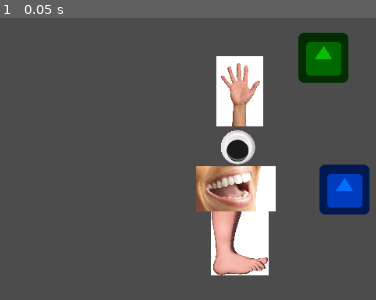
Above: before the commit, frame 1.
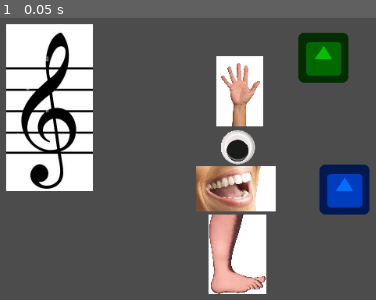
Above: after the commit, the same moment.

Repository: grunkgrunk/Earie
Game: Godot game, scene res://game.tscn
The game is run twice, just before and just after one commit, with the same random seed, the same clock (stepped at 60 frames per second) and the same inputs. The engine's default icon, where the game draws it, is replaced by a stand-in: a white triangle on a blue panel in a dark square.
Inputs:
- Up to frame 1 (0.05 s): no input

The runs differ from the first frame. In frame 1, 16% of the frame differs, in the area x 1-72%, y 2-98%.

Commit message:
made singing to doors a viable strategy

Diff:
--- a/body.gd
+++ b/body.gd
@@ -14,8 +14,8 @@
 var hand_offset
 var eye_offset
 var singing = false
-var last_note = 1
-# Called when the node enters the scene tree for the first time.
+var last_note = 13
+var melody = []
 
 func _ready():
 	# $touch.connect("area_entered", self, "_on_touch_enter")
@@ -42,12 +42,16 @@
 			elif o.is_in_group("mouth"):
 				singing = true
 				mouth.get_node("vocal").play()
-				last_note = 1
+				last_note = 13
+				melody = [last_note]
 		# holding = hover
 
 	if Input.is_action_just_released("left_click"):
 		if singing:
 			singing = false
+			print(melody)
+			send_melody(melody)
+			melody = []
 		if holding == foot:
 			body.global_position = holding.global_position + foot_offset
 
@@ -82,12 +86,12 @@
 
 
 	if singing:
-		var note =  1 + round((get_viewport().get_mouse_position() - get_viewport_rect().size/2).y/(get_viewport_rect().size.y/2)*12)/12
-		mouth.get_node("vocal").pitch_scale = note
+		var note =  12 + round((get_viewport().get_mouse_position() - get_viewport_rect().size/2).y/(get_viewport_rect().size.y/2)*12)
+		mouth.get_node("vocal").pitch_scale = note/12
 		if not last_note == note:
 			mouth.get_node("vocal").play()
 			last_note = note
-		print(note)
+			melody.append(note)
 
 
 # func _on_touch_enter(obj):
@@ -96,3 +100,13 @@
 
 # func _on_touch_exit(obj):
 # 	hover = null
+
+
+func send_melody(mel):
+	var overlaps = body.get_overlapping_areas()
+	print("sang melody")
+	for o in overlaps:
+		if o.is_in_group("door"):
+			print("Sent melody")
+
+			o.send_melody(mel)
--- a/body.tscn
+++ b/body.tscn
@@ -9,6 +9,8 @@
 
 [sub_resource type="RectangleShape2D" id=1]
 extents = Vector2( 31, 29.5 )
+
+[sub_resource type="CircleShape2D" id=7]
 
 [sub_resource type="RectangleShape2D" id=2]
 extents = Vector2( 30, 30.5 )
@@ -29,7 +31,7 @@
 script = ExtResource( 2 )
 
 [node name="foot" type="KinematicBody2D" parent="." groups=["dragonball"]]
-position = Vector2( 1, 111 )
+position = Vector2( -2, 135 )
 
 [node name="CollisionShape2D" type="CollisionShape2D" parent="foot"]
 position = Vector2( 1, -1.5 )
@@ -39,7 +41,10 @@
 scale = Vector2( 0.1, 0.1 )
 texture = ExtResource( 3 )
 
-[node name="body" type="Node2D" parent="."]
+[node name="body" type="Area2D" parent="."]
+
+[node name="CollisionShape2D" type="CollisionShape2D" parent="body"]
+shape = SubResource( 7 )
 
 [node name="hand" type="KinematicBody2D" parent="body" groups=["dragonball"]]
 position = Vector2( 1, -74 )
@@ -64,7 +69,7 @@
 position = Vector2( -0.5, -1.5 )
 shape = SubResource( 6 )
 
-[node name="mouth" type="Area2D" parent="body" groups=["mouth"]]
+[node name="mouth" type="KinematicBody2D" parent="body" groups=["mouth"]]
 position = Vector2( -1, 42 )
 
 [node name="CollisionShape2D" type="CollisionShape2D" parent="body/mouth"]
--- /dev/null
+++ b/door.gd
@@ -0,0 +1,17 @@
+extends Area2D
+
+export var melody = [13,12,13,14,15]
+
+
+
+func send_melody(mel):
+	if melody == mel:
+		open()
+	else:
+		print("WRONG!!")
+		pass
+
+
+func open():
+	print("OPEN!!")
+	pass
--- a/game.tscn
+++ b/game.tscn
@@ -1,10 +1,18 @@
-[gd_scene load_steps=4 format=2]
+[gd_scene load_steps=8 format=2]
 
 [ext_resource path="res://body.tscn" type="PackedScene" id=1]
 [ext_resource path="res://icon.png" type="Texture" id=2]
+[ext_resource path="res://door.JPG" type="Texture" id=3]
+[ext_resource path="res://door.gd" type="Script" id=4]
 
 [sub_resource type="CircleShape2D" id=1]
 radius = 45.1774
+
+[sub_resource type="RectangleShape2D" id=2]
+extents = Vector2( 56, 107.5 )
+
+[sub_resource type="CircleShape2D" id=3]
+radius = 199.842
 
 [node name="Node2D" type="Node2D"]
 
@@ -35,3 +43,21 @@
 __meta__ = {
 "_edit_lock_": true
 }
+
+[node name="door" type="KinematicBody2D" parent="." groups=["door"]]
+position = Vector2( 84, 148 )
+
+[node name="CollisionShape2D" type="CollisionShape2D" parent="door"]
+position = Vector2( -2, -1.5 )
+shape = SubResource( 2 )
+
+[node name="Door" type="Sprite" parent="door"]
+position = Vector2( 0, -2 )
+scale = Vector2( 0.5, 0.5 )
+texture = ExtResource( 3 )
+
+[node name="Area2D" type="Area2D" parent="door" groups=["door"]]
+script = ExtResource( 4 )
+
+[node name="CollisionShape2D" type="CollisionShape2D" parent="door/Area2D"]
+shape = SubResource( 3 )
Not shown: 1 places in body.tscn that only renumber resources
Binary file added: door.JPG
Not shown, added: door.JPG.import
Not shown, added: puzzle_ideas.txt
